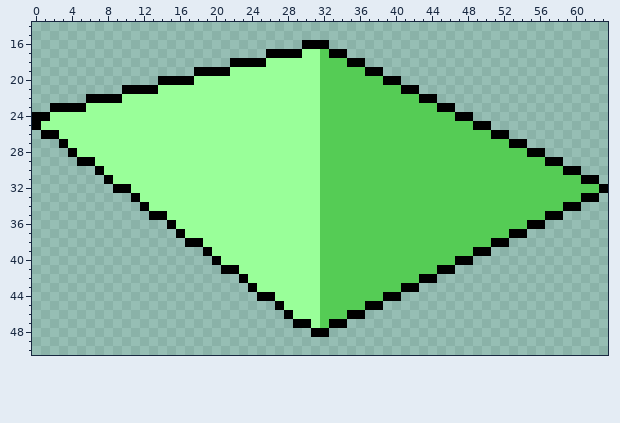
Two versions of one pixel-art sprite, 01_Graphics/tiles/grass_sloped_W.png. Above: the version before the commit.
The file is 64x64 pixels. Shown: x 0..63, y 14..50.
After:
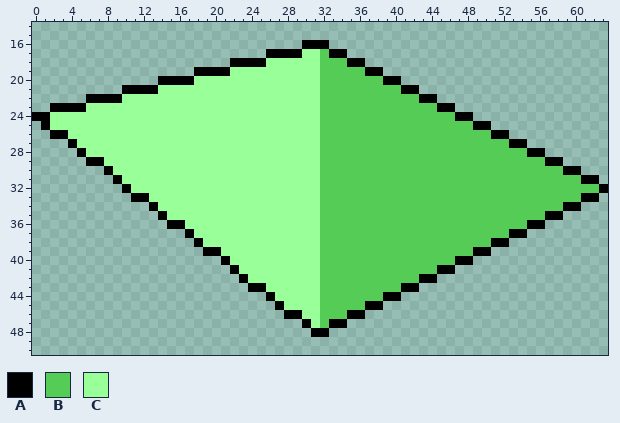
Palette (. is transparent): A #000000  B #55cc55  C #99ff99
The edit:
@@ x 0..31 @@
 24 AACCCCCCCCCCCCCCCCCCCCCCCCCCCCCC
-25 ACCCCCCCCCCCCCCCCCCCCCCCCCCCCCCC
-26 .AACCCCCCCCCCCCCCCCCCCCCCCCCCCCC
-27 ...ACCCCCCCCCCCCCCCCCCCCCCCCCCCC
-28 ....ACCCCCCCCCCCCCCCCCCCCCCCCCCC
-29 .....AACCCCCCCCCCCCCCCCCCCCCCCCC
-30 .......ACCCCCCCCCCCCCCCCCCCCCCCC
-31 ........ACCCCCCCCCCCCCCCCCCCCCCC
-32 .........AACCCCCCCCCCCCCCCCCCCCC
-33 ...........ACCCCCCCCCCCCCCCCCCCC
-34 ............ACCCCCCCCCCCCCCCCCCC
-35 .............AACCCCCCCCCCCCCCCCC
-36 ...............ACCCCCCCCCCCCCCCC
-37 ................ACCCCCCCCCCCCCCC
-38 .................AACCCCCCCCCCCCC
-39 ...................ACCCCCCCCCCCC
-40 ....................ACCCCCCCCCCC
-41 .....................AACCCCCCCCC
+25 .ACCCCCCCCCCCCCCCCCCCCCCCCCCCCCC
+26 ..AACCCCCCCCCCCCCCCCCCCCCCCCCCCC
+27 ....ACCCCCCCCCCCCCCCCCCCCCCCCCCC
+28 .....ACCCCCCCCCCCCCCCCCCCCCCCCCC
+29 ......AACCCCCCCCCCCCCCCCCCCCCCCC
+30 ........ACCCCCCCCCCCCCCCCCCCCCCC
+31 .........ACCCCCCCCCCCCCCCCCCCCCC
+32 ..........ACCCCCCCCCCCCCCCCCCCCC
+33 ...........AACCCCCCCCCCCCCCCCCCC
+34 .............ACCCCCCCCCCCCCCCCCC
+35 ..............ACCCCCCCCCCCCCCCCC
+36 ...............AACCCCCCCCCCCCCCC
+37 .................ACCCCCCCCCCCCCC
+38 ..................ACCCCCCCCCCCCC
+39 ...................AACCCCCCCCCCC
+40 .....................ACCCCCCCCCC
+41 ......................ACCCCCCCCC
 42 .......................ACCCCCCCC
-43 ........................ACCCCCCC
-44 .........................AACCCCC
+43 ........................AACCCCCC
+44 ..........................ACCCCC
 45 ...........................ACCCC
-46 ............................ACCC
-47 .............................AAC
+46 ............................AACC
+47 ..............................AC
 48 ...............................A
